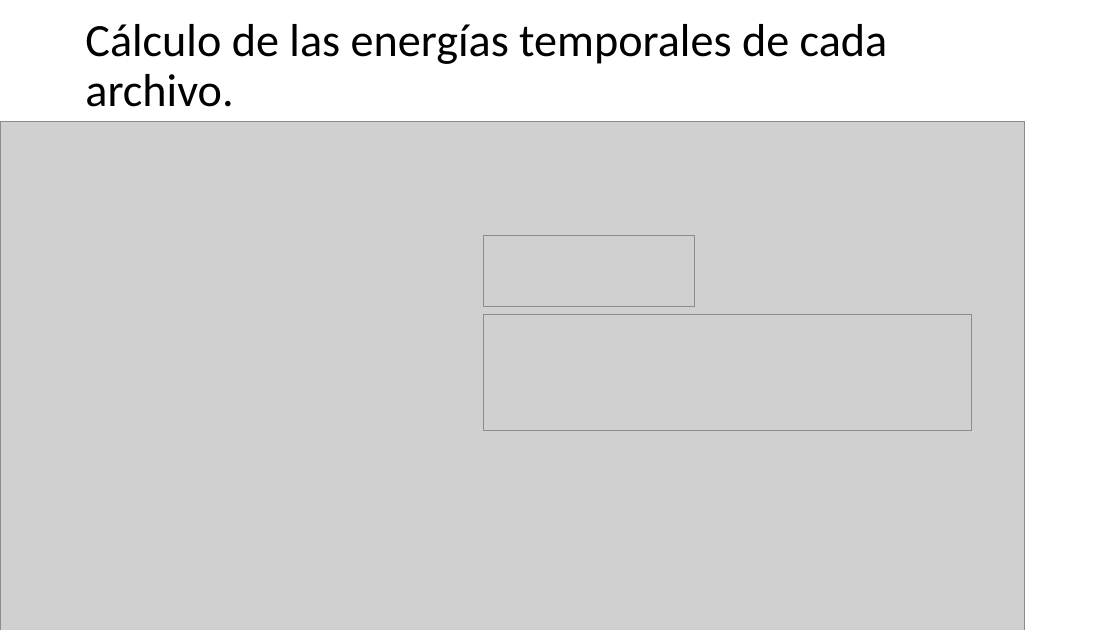
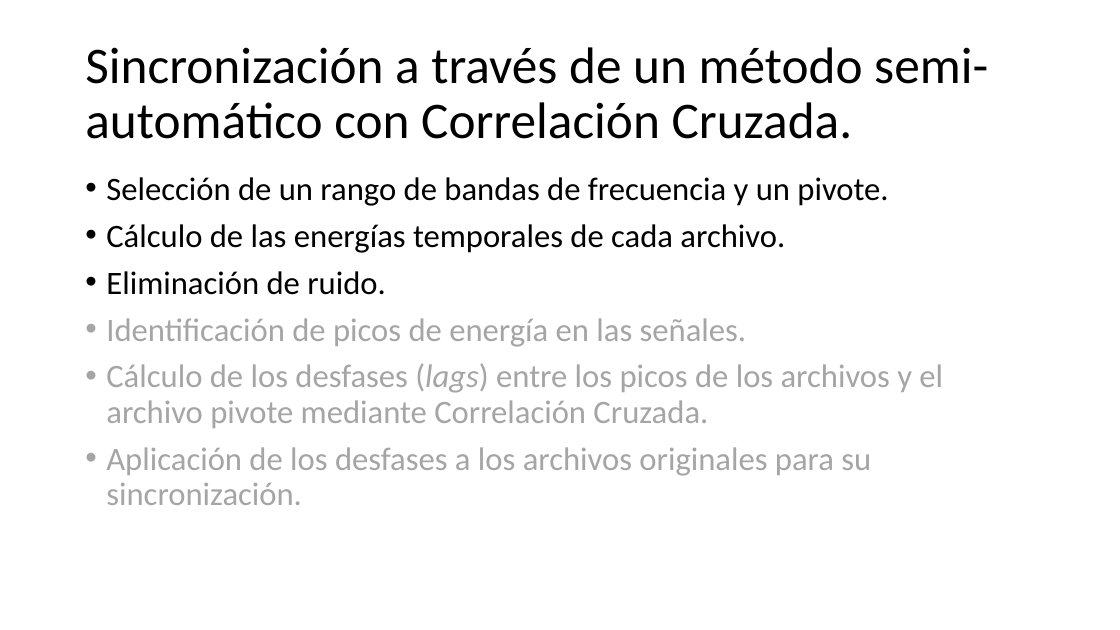
Before and after one commit to DanielMPMatCom/Identifying-Colines.-JCE-MatCom, a slide deck: slide 12 of presentation/Presentation.pptx (slide 14 before the commit). Drawn at 1120x630 pixels with LibreOffice and Linux fonts; fonts in the diff are those of the drawing; grey boxes stand for pictures. Boxes give left, top, right and bottom in pixels: in the first picture for what was removed or moved away, otherwise in the second. Text is boxed around its words. In the diff, an @@ line names an element or a change of style, - is before the commit and + after.

```diff
--- a/presentation/Presentation.pptx
+++ b/presentation/Presentation.pptx
@@ title at [85, 47, 988, 139]: text changed; size 39.6 to 44 pt @@
-Cálculo de las energías temporales de cada archivo.
+Sincronización a través de un método semi-automático con Correlación Cruzada.
@@ picture removed at [0, 122, 1025, 630] @@
@@ text added at [106, 177, 943, 505], 28 pt, text #A5A5A5 @@
+• Selección de un rango de bandas de frecuencia y un pivote.
+• Cálculo de las energías temporales de cada archivo.
+• Eliminación de ruido.
+• Identificación de picos de energía en las señales.
+• Cálculo de los desfases (lags) entre los picos de los archivos y el archivo pivote mediante Correlación Cruzada.
+• Aplicación de los desfases a los archivos originales para su sincronización.
@@ picture removed at [484, 235, 695, 307] @@
@@ picture removed at [484, 315, 972, 430] @@
```
Also in this commit, not shown: 4 other slides changed, 4 slides added, 6 slides removed, 8 other files.
